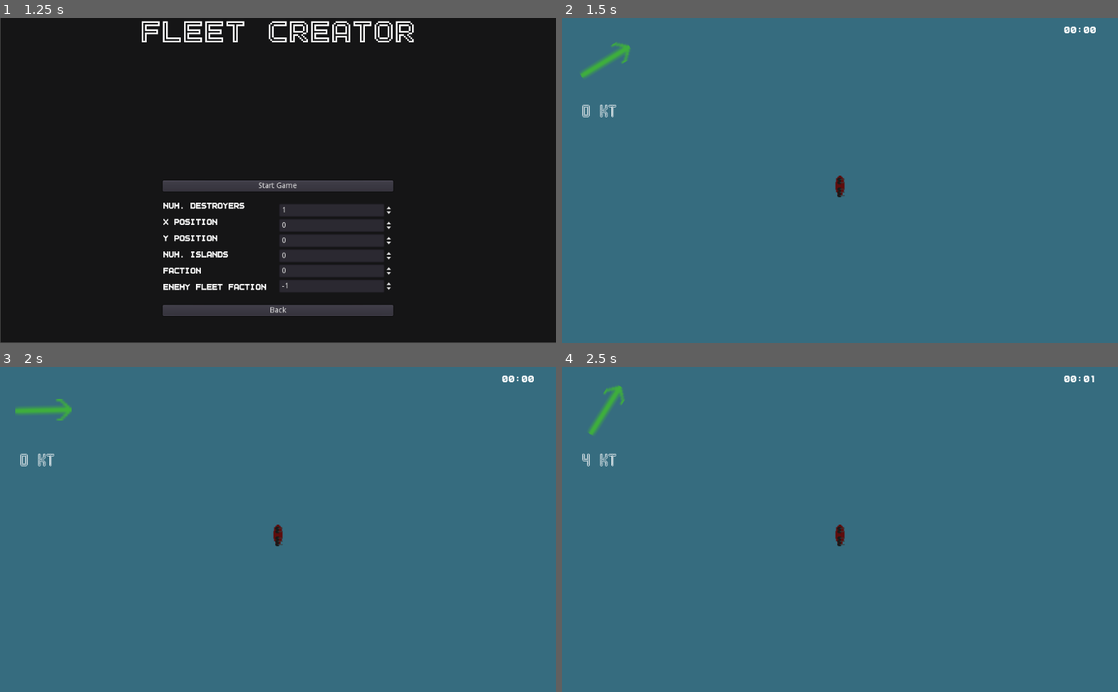
Above: before the commit, frames 1-4 (two rows, left to right).
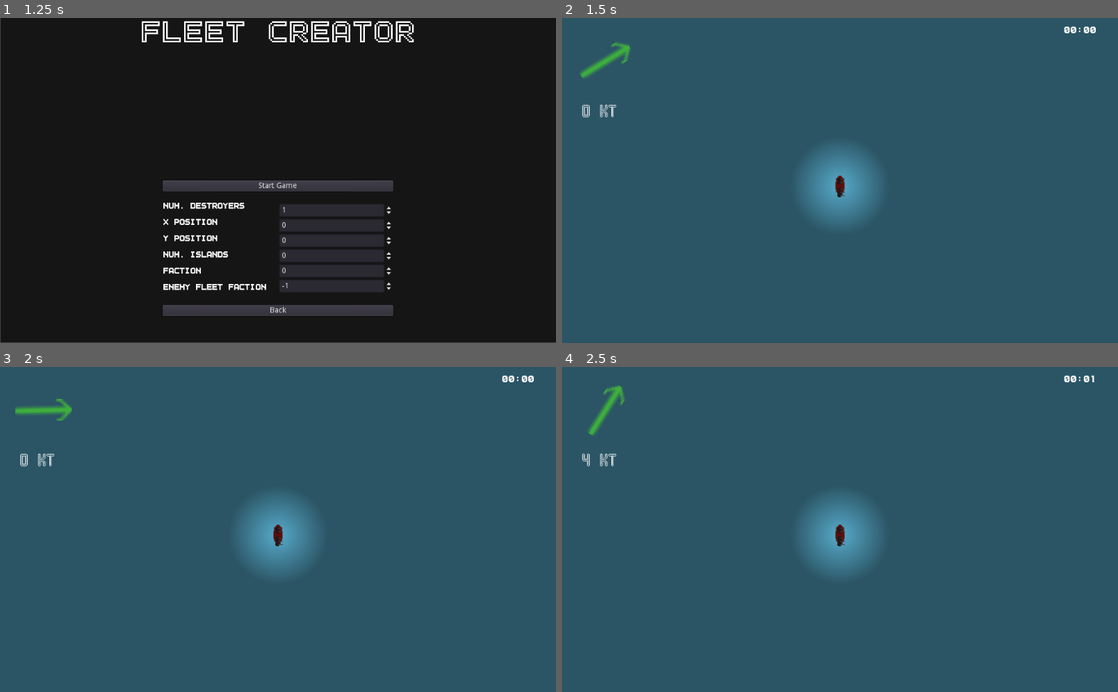
Above: after the commit, the same moments.

Repository: peter-shaw-benson/naval-game
Game: Godot game, scene res://gui/MainMenu.tscn
Two runs of this game, one before a commit and one after it. Both use one fixed random seed, a clock stepped at 60 frames per second and the inputs below.
Inputs (mouse positions are in pixels of both pictures, inside the frame that each line leads up to):
- Up to frame 1 (1.25 s): click "Start Game (New Version)" at 0.5 s
- Up to frame 2 (1.5 s): click "Start Game" at 1.25 s
- Up to frame 3 (2 s): no input
- Up to frame 4 (2.5 s): drag from (617, 461) to (840, 536) at 2.02 s

Frame 1 is identical in both runs. In frame 2, 96% of the frame differs, in the area x 0-100%, y 0-100%; in frame 3, 96%; in frame 4, 96%.

Commit message:
added lighting for detection, fixed detectors

Diff:
--- a/Game Map/Map 2.tscn
+++ b/Game Map/Map 2.tscn
@@ -37,15 +37,13 @@
 fog_scene = ExtResource( 15 )
 
 [node name="ColorRect" type="ColorRect" parent="."]
+light_mask = 16
 margin_right = 1024.0
 margin_bottom = 720.0
 mouse_filter = 2
 size_flags_horizontal = 3
 size_flags_vertical = 3
-color = Color( 0.215686, 0.427451, 0.501961, 1 )
-__meta__ = {
-"_edit_use_anchors_": false
-}
+color = Color( 0.172549, 0.337255, 0.4, 1 )
 
 [node name="LineDrawer" type="Node2D" parent="."]
 script = ExtResource( 3 )
--- a/GameState.gd
+++ b/GameState.gd
@@ -19,8 +19,10 @@
 	# global weapon accuracy scaling
 	"armorReduction": 5,
 	# how much armor reduces incoming weapon damage
-	"stoppedFactor": 0.5
+	"stoppedFactor": 0.5,
 	# How much being stopped increases accuracy
+	'visibilityScale': 5
+	# how much larger the visibility is compared to the ships' values
 }
 
 # bonuses to speed factor accuracy
@@ -191,3 +193,6 @@
 
 func get_speedFactor(speed_mode):
 	return speed_mode_accuracies[speed_mode]
+
+func get_visibility_scale():
+	return game_vars["visibilityScale"]
--- a/Miscellaneous/Detection Area.gd
+++ b/Miscellaneous/Detection Area.gd
@@ -1,32 +1,44 @@
 class_name DetectionArea
 extends Area2D
 
-signal entered_spotting_area(area_parent)
-signal left_spotting_area()
+var faction
 
 func _ready():
 	pass
 
-func init(visibility):
+func init(visibility, faction):
 	get_node("CollisionShape2D").shape.radius = visibility
 
 	get_node("CollisionShape2D").disabled = true
+
+	self.faction = faction
+
+	if self.faction != GameState.get_playerFaction():
+		get_node("DetectionLight").visible = false
 
 	#print(get_node("CollisionShape2D").shape.radius)
 
 func enable_spotting():
 	get_node("CollisionShape2D").disabled = false
 
-func _on_Detection_Area_area_entered(area):
-	#print("spotting (detector node)")
-	emit_signal("entered_spotting_area", area.get_parent())
-
-
-func _on_Detection_Area_area_exited(area):
-	emit_signal("left_spotting_area")
-
 func to_string():
 	var s = ""
 
 	s += str(global_position) + "\n"
 	s += str(get_node("CollisionShape2D").shape.radius)
+
+
+func _on_DetectionArea_body_entered(body):
+	# test if it's from another faction – if so, show it
+
+	var fact_string = "faction_" + str(self.faction)
+
+	if not body.is_in_group(fact_string):
+		body.detect()
+
+func _on_DetectionArea_body_exited(body):
+	# hide it (if it's from another faction)
+	var fact_string = "faction_" + str(self.faction)
+
+	if not body.is_in_group(fact_string):
+		body.un_detect()
--- a/Miscellaneous/Detection Area.tscn
+++ b/Miscellaneous/Detection Area.tscn
@@ -1,6 +1,7 @@
-[gd_scene load_steps=3 format=2]
+[gd_scene load_steps=4 format=2]
 
 [ext_resource path="res://Miscellaneous/Detection Area.gd" type="Script" id=1]
+[ext_resource path="res://art/neutral_light.webp" type="Texture" id=2]
 
 [sub_resource type="CircleShape2D" id=1]
 radius = 72.1165
@@ -13,5 +14,14 @@
 [node name="CollisionShape2D" type="CollisionShape2D" parent="."]
 position = Vector2( -0.707092, 0 )
 shape = SubResource( 1 )
+
+[node name="DetectionLight" type="Light2D" parent="."]
+texture = ExtResource( 2 )
+texture_scale = 1.2
+range_item_cull_mask = 16
+shadow_enabled = true
+
 [connection signal="area_entered" from="." to="." method="_on_Detection_Area_area_entered"]
 [connection signal="area_exited" from="." to="." method="_on_Detection_Area_area_exited"]
+[connection signal="body_entered" from="." to="." method="_on_DetectionArea_body_entered"]
+[connection signal="body_exited" from="." to="." method="_on_DetectionArea_body_exited"]
--- a/Ships2/CombatUnit.gd
+++ b/Ships2/CombatUnit.gd
@@ -91,16 +91,13 @@
 	self.wind_resist = getWindResist()
 
 	# Set up Visibility Collider and Hiding Collider
-	var visibility_scale = visibility * 5
+	var visibility_scale = visibility * GameState.get_visibility_scale()
 	#var hiding_scale = hiding * 10
 
 	detector = detector_scene.instance()
-	detector.init(visibility_scale)
+	detector.init(visibility_scale, self.faction)
 
 	add_child(detector)
-
-	detector.connect("entered_spotting_area", self, "on_detection_entered")
-	detector.connect("left_spotting_area", self, "on_detection_left")
 
 	self.current_speed = getSpeed()
 	self.velocity_vector = Vector2(0, 0)
@@ -227,22 +224,6 @@
 func enable_spotting():
 	detector.enable_spotting()
 
-func on_detection_entered(other_thing):
-
-	var other_type = other_thing.get_type()
-
-	# this is where we would have done the enter combat loop
-	# instead, if it's an enemy, we shoot it with turrets.
-
-	if self.faction != GameState.get_playerFaction():
-		show()
-
-func on_detection_left():
-
-	if self.faction != GameState.get_playerFaction():
-
-		hide()
-
 func get_health():
 	return self.unitData.get_health()
 
@@ -284,3 +265,12 @@
 
 func disable_combat():
 	self.combat_enabled = false
+
+
+# Detection:
+func detect():
+	self.show()
+
+func un_detect():
+	if self.faction != GameState.get_playerFaction():
+		self.hide()
--- a/Ships2/Plane Launchers/Airbase.gd
+++ b/Ships2/Plane Launchers/Airbase.gd
@@ -83,7 +83,7 @@
 	#var hiding_scale = hiding * 10
 
 	detector = detector_scene.instance()
-	detector.init(visibility_scale)
+	detector.init(visibility_scale, faction)
 
 	add_child(detector)
 
@@ -297,7 +297,7 @@
 		plane_squad.transform = self.global_transform
 
 		if launch_type != "scout" and launch_type != "fighter":
-			plane_squad.init(launch_type, self.global_position, strike_target)
+			plane_squad.init(launch_type, self.global_position, strike_target, self.faction)
 
 		elif launch_type == "fighter":
 			var patrol_target_idx = current_fighter_plane_launch % len(fighter_targets)
@@ -305,7 +305,7 @@
 
 			patrol_target = $FighterPatrolCircle.to_global(patrol_target)
 
-			plane_squad.init(launch_type, self.global_position, patrol_target)
+			plane_squad.init(launch_type, self.global_position, patrol_target, self.faction)
 			current_fighter_plane_launch += 1
 
 		elif launch_type == "scout":
@@ -314,7 +314,7 @@
 
 			scout_target = $ScoutPlaneTriangle.to_global(scout_target)
 
-			plane_squad.init(launch_type, self.global_position, scout_target)
+			plane_squad.init(launch_type, self.global_position, scout_target, self.faction)
 			current_scout_plane_launch += 1
 
 		plane_squad.connect("plane_recovered", self, "plane_recovered")
--- a/Ships2/Plane Launchers/Airbase.tscn
+++ b/Ships2/Plane Launchers/Airbase.tscn
@@ -16,8 +16,7 @@
 [node name="AirbaseArea" type="KinematicBody2D"]
 pause_mode = 1
 position = Vector2( 553, 329 )
-collision_layer = 2
-collision_mask = 2
+collision_layer = 5
 script = ExtResource( 2 )
 detector_scene = ExtResource( 4 )
 PlaneSquadScene = ExtResource( 3 )
--- a/Ships2/Plane Launchers/Carrier.gd
+++ b/Ships2/Plane Launchers/Carrier.gd
@@ -181,10 +181,10 @@
 			current_target = placement
 			target_array.append(self.global_position)
 
-			print(target_array)
-			print(current_target)
-			print(self.global_position)
-			print("patrolling value:", patrolling)
+			#print(target_array)
+			#print(current_target)
+			#print(self.global_position)
+			#print("patrolling value:", patrolling)
 
 			emit_signal("new_course_change", current_target, placement)
 
@@ -617,7 +617,7 @@
 		plane_squad.transform = self.global_transform
 
 		if launch_type != "scout" and launch_type != "fighter":
-			plane_squad.init(launch_type, self.global_position, strike_target)
+			plane_squad.init(launch_type, self.global_position, strike_target, self.faction)
 
 		elif launch_type == "fighter":
 			var patrol_target_idx = current_fighter_plane_launch % len(fighter_targets)
@@ -625,7 +625,7 @@
 
 			patrol_target = $FighterPatrolCircle.to_global(patrol_target)
 
-			plane_squad.init(launch_type, self.global_position, patrol_target)
+			plane_squad.init(launch_type, self.global_position, patrol_target, self.faction)
 			current_fighter_plane_launch += 1
 
 		elif launch_type == "scout":
@@ -634,7 +634,7 @@
 
 			scout_target = $ScoutPlaneTriangle.to_global(scout_target)
 
-			plane_squad.init(launch_type, self.global_position, scout_target)
+			plane_squad.init(launch_type, self.global_position, scout_target, self.faction)
 			current_scout_plane_launch += 1
 
 		plane_squad.connect("plane_recovered", self, "plane_recovered")
--- a/Ships2/Plane Launchers/Carrier.tscn
+++ b/Ships2/Plane Launchers/Carrier.tscn
@@ -31,6 +31,7 @@
 
 [node name="Carrier" type="KinematicBody2D"]
 position = Vector2( 205, 123 )
+collision_layer = 5
 script = ExtResource( 9 )
 detector_scene = ExtResource( 7 )
 Turret = ExtResource( 10 )
--- a/Ships2/Planes/Plane.tscn
+++ b/Ships2/Planes/Plane.tscn
@@ -1,7 +1,8 @@
-[gd_scene load_steps=5 format=2]
+[gd_scene load_steps=6 format=2]
 
 [ext_resource path="res://art/Plane Sprites/ScoutPlaneSprite.tres" type="SpriteFrames" id=1]
 [ext_resource path="res://Ships2/Planes/PlaneBoid.gd" type="Script" id=2]
+[ext_resource path="res://Miscellaneous/Detection Area.tscn" type="PackedScene" id=3]
 
 [sub_resource type="CapsuleShape2D" id=3]
 radius = 5.36327
@@ -11,9 +12,10 @@
 radius = 14.4302
 
 [node name="PlaneBoid" type="KinematicBody2D"]
-collision_layer = 2
+collision_layer = 6
 collision_mask = 2
 script = ExtResource( 2 )
+detector_scene = ExtResource( 3 )
 
 [node name="AnimatedSprite" type="AnimatedSprite" parent="."]
 frames = ExtResource( 1 )
--- a/Ships2/Planes/PlaneBoid.gd
+++ b/Ships2/Planes/PlaneBoid.gd
@@ -3,6 +3,8 @@
 const ScoutPlane = preload("res://Entities/Planes/ScoutPlane.gd")
 const Fighter = preload("res://Entities/Planes/Fighter.gd")
 const TorpBomber = preload("res://Entities/Planes/TorpBomber.gd")
+
+export var detector_scene: PackedScene
 
 signal plane_recovered(PlaneBoid)
 signal plane_lost(PlaneBoid)
@@ -39,9 +41,14 @@
 var plane_data: CombatPlane
 var frames: SpriteFrames
 
+var faction: int
+
 var fuel_time = 8
 
-func init(plane_type, airbase_pos, strike_target):
+var detector: DetectionArea
+var visibility
+
+func init(plane_type, airbase_pos, strike_target, faction):
 	self.strike_target = strike_target
 	self.parent_airbase_pos = airbase_pos
 
@@ -52,6 +59,8 @@
 	# handles weaponry and such
 	self.plane_type = plane_type
 
+	self.faction = faction
+
 	self.initialize_plane_type(plane_type)
 
 	self.cohesion_force = self.plane_data.get_cohesion()
@@ -61,6 +70,19 @@
 
 	get_node("FuelTimer").wait_time = fuel_time
 	get_node("FuelTimer").start()
+
+
+	visibility = self.plane_data.get_visibility()
+
+	# Set up Visibility Collider and Hiding Collider
+	var visibility_scale = visibility * GameState.get_visibility_scale()
+
+
+	# set up detection
+	detector = detector_scene.instance()
+	detector.init(visibility_scale, self.faction)
+
+	add_child(detector)
 
 
 func initialize_plane_type(plane_type):
@@ -89,7 +111,7 @@
 	_velocity = Vector2(rand_range(-1, 1), rand_range(-1, 1)).normalized() * max_speed
 	#_mouse_target = get_random_target()
 
-	print(_velocity)
+	#print(_velocity)
 
 	add_to_group("planes")
 
--- a/Ships2/ShipScene.gd
+++ b/Ships2/ShipScene.gd
@@ -84,6 +84,8 @@
 
 		turrets.append(turret)
 
+	# configure light
+	get_node("DetectionLight")
 
 func handle_right_click(placement):
 	#print("handling right click")
--- a/Ships2/ShipScene.tscn
+++ b/Ships2/ShipScene.tscn
@@ -10,6 +10,7 @@
 height = 36.7071
 
 [node name="Ship" type="KinematicBody2D"]
+collision_layer = 5
 script = ExtResource( 2 )
 detector_scene = ExtResource( 3 )
 Turret = ExtResource( 5 )
--- a/Ships2/Turrets/Turret.gd
+++ b/Ships2/Turrets/Turret.gd
@@ -47,7 +47,7 @@
 		for enemy in all_enemy:
 			var gun2enemy_distance = self.global_position.distance_to(enemy.global_position)
 			#print(gun2enemy_distance)
-			if gun2enemy_distance < self.weaponData.get_range():
+			if gun2enemy_distance < self.weaponData.get_range() and enemy.visible:
 
 				close_enemy = enemy  ## --->## after get the current close_enemy
 
--- a/Squad/Carrier/Carrier.gd
+++ b/Squad/Carrier/Carrier.gd
@@ -54,7 +54,7 @@
 	#var hiding_scale = hiding * 10
 
 	detector = detector_scene.instance()
-	detector.init(visibility_scale)
+	detector.init(visibility_scale, faction)
 
 	add_child(detector)
 
--- a/Squad/CombatUnitsWrapper.gd
+++ b/Squad/CombatUnitsWrapper.gd
@@ -145,7 +145,7 @@
 	#var hiding_scale = hiding * 10
 
 	detector = detector_scene.instance()
-	detector.init(visibility_scale)
+	detector.init(visibility_scale, faction)
 
 	add_child(detector)
 
--- a/Squad/Squadron.gd
+++ b/Squad/Squadron.gd
@@ -111,7 +111,7 @@
 	#var hiding_scale = hiding * 10
 
 	detector = detector_scene.instance()
-	detector.init(visibility_scale)
+	detector.init(visibility_scale, self.faction)
 
 	add_child(detector)
 
